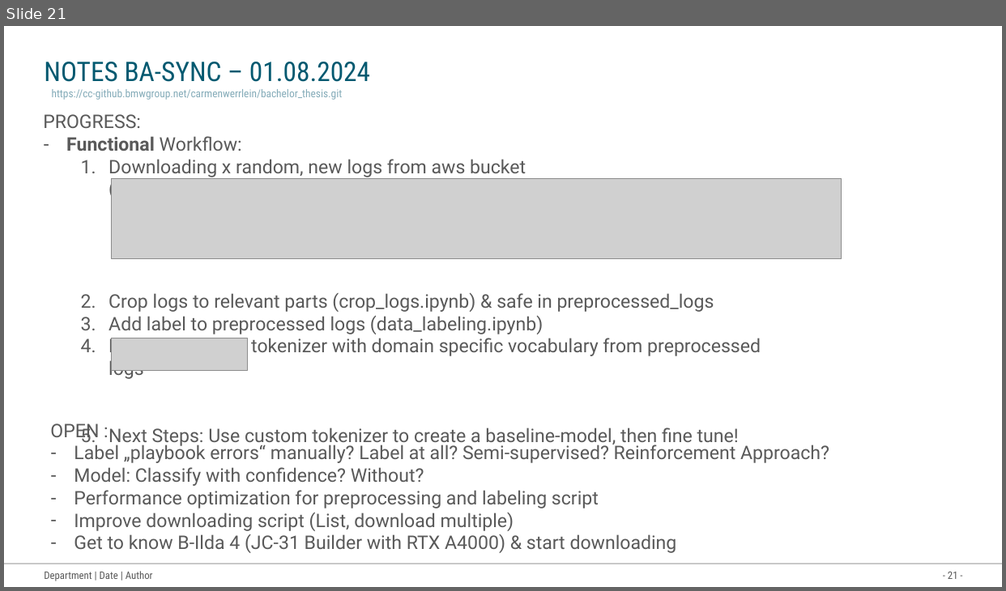
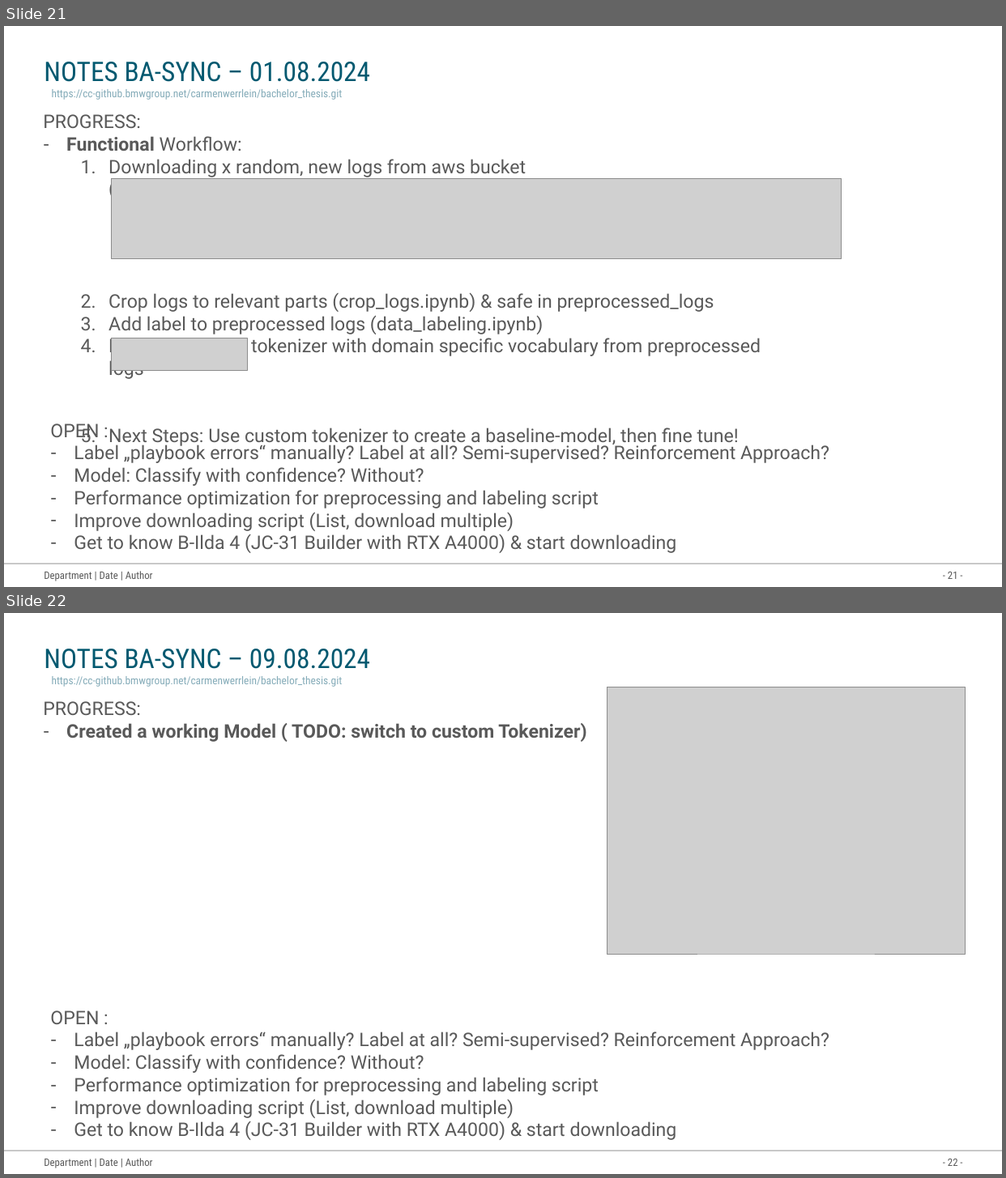
Before and after one commit to Werrwolf/bachelor-thesis, a slide deck: dokumentation_things/writing/Roadmap Bachelor thesis.pptx. Shown one above the other, each under a label of ours: slide 21 before the commit, slides 21 and 22 after it. The pictures are 1006x591 and 1006x1178 pixels, drawn with LibreOffice and Linux fonts; fonts in the diff are those of the drawing; grey boxes stand for pictures. Boxes give left, top, right and bottom in pixels: in the first picture for what was removed or moved away, otherwise in the second. Text is boxed around its words. In the diff, an @@ line names an element or a change of style, - is before the commit and + after.

Commit message:
ucc_example_model_added

```diff
--- a/dokumentation_things/writing/Roadmap Bachelor thesis.pptx
+++ b/dokumentation_things/writing/Roadmap Bachelor thesis.pptx
@@ slide 22 added at (4,613,1002,1174), background #FFFFFF; not listed: 3 template elements that a slide beside it also shows @@
@@ title added at (44,649,370,669), 26 pt, text #035970 @@
+NOTES BA-SYNC – 09.08.2024
@@ text added at (52,676,343,687), 10.5 pt, text #85ACB9 @@
+https://cc-github.bmwgroup.net/carmenwerrlein/bachelor_thesis.git
@@ text added at (43,701,586,742), 18 pt, text #595959, bold @@
+PROGRESS:
+– Created a working Model ( TODO: switch to custom Tokenizer)
@@ picture added at (607,687,965,954) @@
@@ text added at (50,1011,829,1140), 18 pt, text #595959 @@
+OPEN :
+– Label „playbook errors“ manually? Label at all? Semi-supervised? Reinforcement Approach?
+– Model: Classify with confidence? Without?
+– Performance optimization for preprocessing and labeling script
+– Improve downloading script (List, download multiple)
+– Get to know B-Ilda 4 (JC-31 Builder with RTX A4000) & start downloading
```
Also in this commit, not shown: 4 other files.
